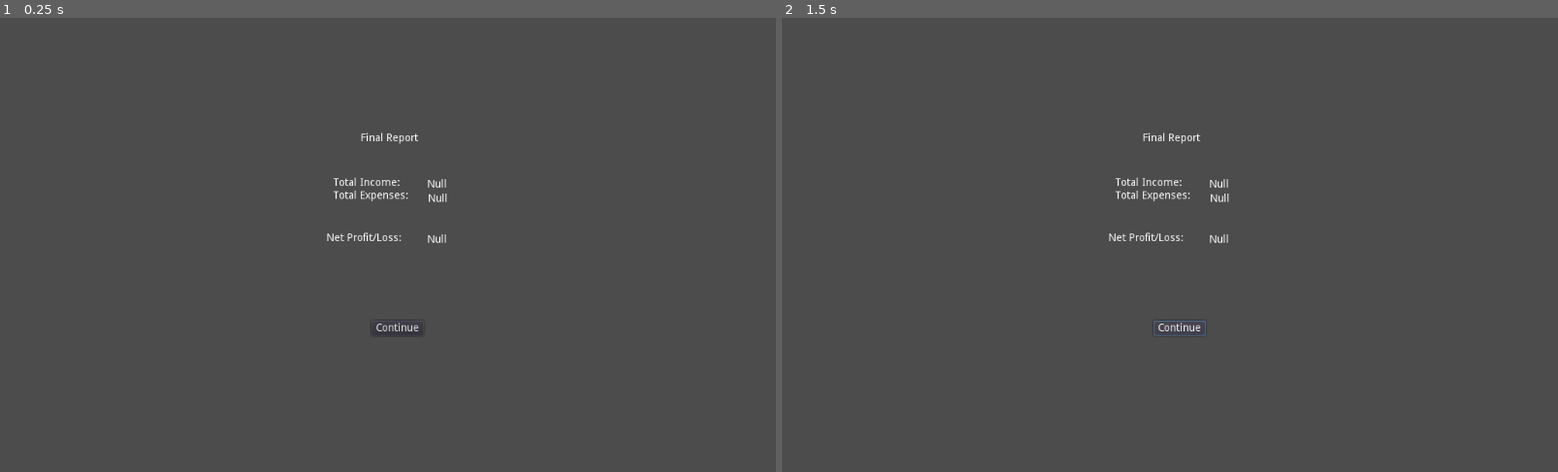
Above: before the commit, frames 1-2 (left to right).
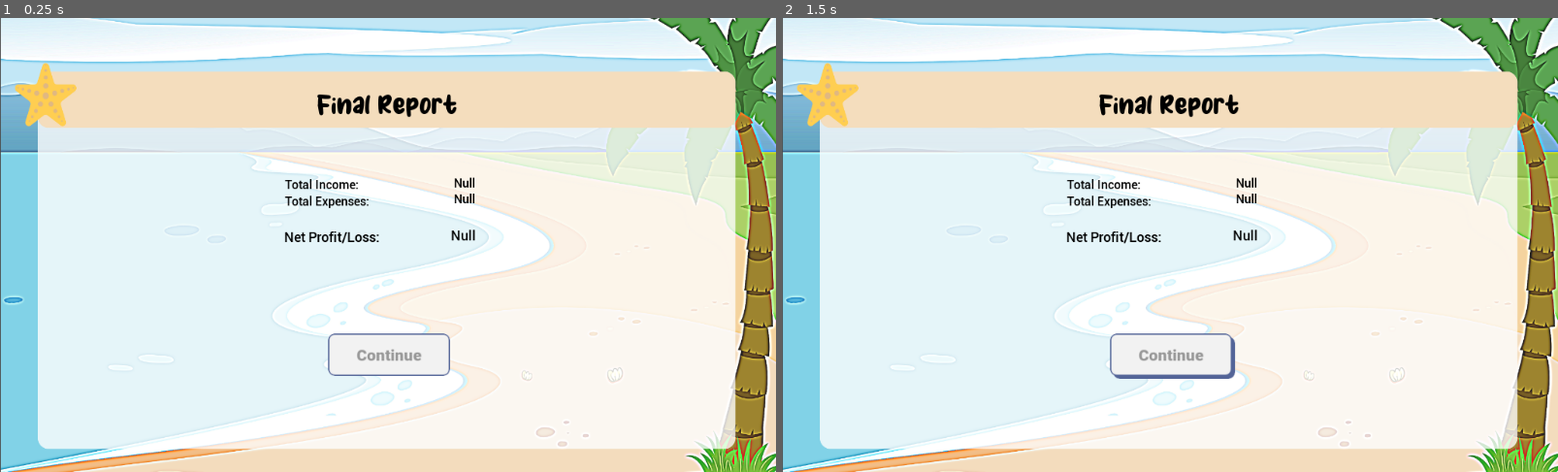
Above: after the commit, the same moments.

Repository: thepriscillawang/SMOOthies
Game: Godot game, scene res://Scenes/Report.tscn
Same seed, same stepped clock (60 frames per second), same inputs: the game is played once before the commit and once after it. This scene is started directly instead of the project's main scene. Sound files missing from this copy of the repository are replaced by a short silence.
Inputs (mouse positions are in pixels of both pictures, inside the frame that each line leads up to; where the layout moved, square brackets give the same spot in the first picture):
- Up to frame 1 (0.25 s): no input
- Up to frame 2 (1.5 s): click (1170, 353) [1177, 326] at 0.5 s; click (1170, 353) [1177, 326] at 1.25 s

The runs differ from the first frame. In frame 1, 100% of the frame differs, in the area x 0-100%, y 0-100%; in frame 2, 100%.
Error in both runs: Invalid operands 'Nil' and 'Nil' in operator '-'. (res://Scenes/Report.gd:3)

Commit message:
minor changes and updated final report page

Diff:
--- a/src/SMOOthies/Scenes/Report.tscn
+++ b/src/SMOOthies/Scenes/Report.tscn
@@ -1,59 +1,118 @@
-[gd_scene load_steps=2 format=2]
+[gd_scene load_steps=14 format=2]
 
 [ext_resource path="res://Scenes/Report.gd" type="Script" id=1]
+[ext_resource path="res://images/button_continue_pressed.png" type="Texture" id=2]
+[ext_resource path="res://images/button_continue_hover.png" type="Texture" id=3]
+[ext_resource path="res://fonts/milky_coffee/Milky Coffee.otf" type="DynamicFontData" id=4]
+[ext_resource path="res://fonts/roboto/Roboto-Medium.ttf" type="DynamicFontData" id=5]
+[ext_resource path="res://images/IntroBKG1024_r.png" type="Texture" id=6]
+[ext_resource path="res://images/button_continue.png" type="Texture" id=7]
+
+[sub_resource type="DynamicFont" id=1]
+size = 34
+font_data = ExtResource( 4 )
+
+[sub_resource type="DynamicFont" id=2]
+font_data = ExtResource( 5 )
+
+[sub_resource type="DynamicFont" id=3]
+font_data = ExtResource( 5 )
+
+[sub_resource type="DynamicFont" id=4]
+font_data = ExtResource( 5 )
+
+[sub_resource type="DynamicFont" id=5]
+size = 18
+font_data = ExtResource( 5 )
+
+[sub_resource type="DynamicFont" id=6]
+size = 18
+font_data = ExtResource( 5 )
 
 [node name="Report" type="Node2D"]
 position = Vector2( 2, 7 )
 script = ExtResource( 1 )
+__meta__ = {
+"_edit_horizontal_guides_": [ 231.0 ],
+"_edit_vertical_guides_": [ 512.0 ]
+}
+
+[node name="ReportBKG" type="TextureRect" parent="."]
+margin_left = -1.0
+margin_top = -7.0
+margin_right = 1023.0
+margin_bottom = 593.0
+texture = ExtResource( 6 )
 
 [node name="FinalReport" type="Label" parent="."]
-margin_left = 474.0
-margin_top = 145.0
-margin_right = 550.0
-margin_bottom = 159.0
+margin_left = 416.0
+margin_top = 92.0
+margin_right = 601.0
+margin_bottom = 129.0
+custom_colors/font_color = Color( 0, 0, 0, 1 )
+custom_fonts/font = SubResource( 1 )
 text = "Final Report"
 
 [node name="Labels" type="Label" parent="."]
-margin_left = 438.0
+margin_left = 374.0
 margin_top = 204.0
-margin_right = 526.0
-margin_bottom = 218.0
+margin_right = 485.0
+margin_bottom = 245.0
+custom_colors/font_color = Color( 0, 0, 0, 1 )
+custom_fonts/font = SubResource( 2 )
 text = "Total Income:
 Total Expenses:"
 
 [node name="TotalIncome" type="Label" parent="."]
-margin_left = 562.0
-margin_top = 206.0
-margin_right = 661.0
-margin_bottom = 237.0
+margin_left = 526.0
+margin_top = 196.0
+margin_right = 625.0
+margin_bottom = 227.0
+custom_colors/font_color = Color( 0, 0, 0, 1 )
+custom_fonts/font = SubResource( 3 )
 text = "0000"
+align = 2
+valign = 1
 
 [node name="TotalExpense" type="Label" parent="."]
-margin_left = 563.0
-margin_top = 225.0
-margin_right = 662.0
-margin_bottom = 256.0
+margin_left = 526.0
+margin_top = 217.0
+margin_right = 625.0
+margin_bottom = 248.0
+custom_colors/font_color = Color( 0, 0, 0, 1 )
+custom_fonts/font = SubResource( 4 )
 text = "0000"
+align = 2
+valign = 1
 
 [node name="Label-NetProfitLoss" type="Label" parent="."]
-margin_left = 429.0
-margin_top = 277.0
-margin_right = 528.0
-margin_bottom = 308.0
+margin_left = 373.0
+margin_top = 272.0
+margin_right = 485.0
+margin_bottom = 303.0
+custom_colors/font_color = Color( 0, 0, 0, 1 )
+custom_fonts/font = SubResource( 5 )
 text = "Net Profit/Loss:"
 
 [node name="NetProfit" type="Label" parent="."]
-margin_left = 562.0
-margin_top = 279.0
-margin_right = 661.0
-margin_bottom = 310.0
+margin_left = 527.0
+margin_top = 266.0
+margin_right = 626.0
+margin_bottom = 297.0
+custom_colors/font_color = Color( 0, 0, 0, 1 )
+custom_fonts/font = SubResource( 6 )
 text = "0000"
+align = 2
+valign = 1
 
-[node name="ContinueButton" type="Button" parent="."]
-margin_left = 488.0
-margin_top = 393.0
-margin_right = 557.0
-margin_bottom = 413.0
-text = "Continue"
+[node name="ContinueButton" type="TextureButton" parent="."]
+margin_left = 431.0
+margin_top = 410.0
+margin_right = 632.0
+margin_bottom = 480.0
+rect_scale = Vector2( 0.8, 0.8 )
+texture_normal = ExtResource( 7 )
+texture_pressed = ExtResource( 2 )
+texture_hover = ExtResource( 3 )
 
 [connection signal="pressed" from="ContinueButton" to="." method="_on_ContinueButton_pressed"]
--- a/src/SMOOthies/Scenes/ReportTryAgain.tscn
+++ b/src/SMOOthies/Scenes/ReportTryAgain.tscn
@@ -19,8 +19,10 @@
 }
 
 [node name="ReportTryAgainBKG" type="TextureRect" parent="."]
-margin_right = 40.0
-margin_bottom = 40.0
+margin_left = -1.0
+margin_top = -6.0
+margin_right = 1023.0
+margin_bottom = 594.0
 texture = ExtResource( 5 )
 
 [node name="TryAgainLabel" type="RichTextLabel" parent="."]
Binary file added: src/SMOOthies/images/button_continue.png
Not shown, added: src/SMOOthies/images/button_continue.png.import
Binary file added: src/SMOOthies/images/button_continue_hover.png
Not shown, added: src/SMOOthies/images/button_continue_hover.png.import
Binary file added: src/SMOOthies/images/button_continue_pressed.png
Not shown, added: src/SMOOthies/images/button_continue_pressed.png.import
Not shown, changed: .DS_Store
Not shown, changed: src/.DS_Store
Not shown, changed: src/SMOOthies/.DS_Store
